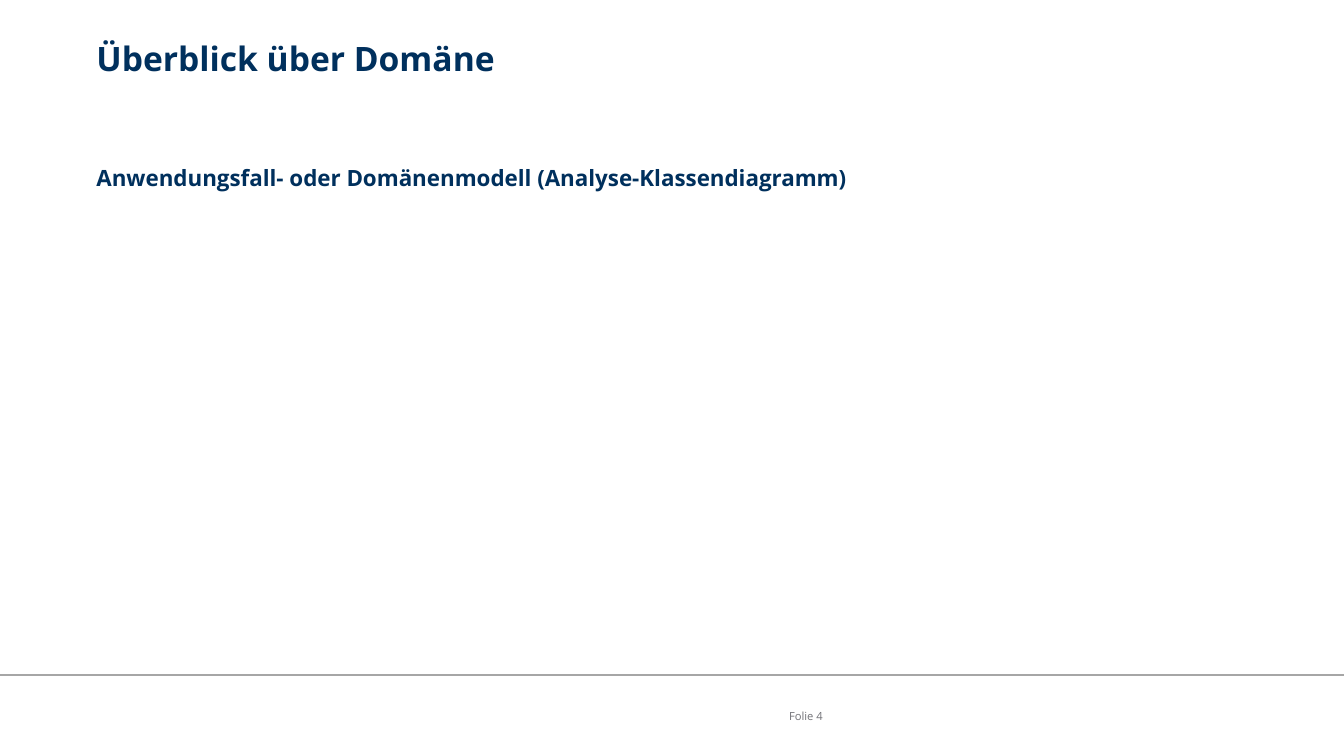
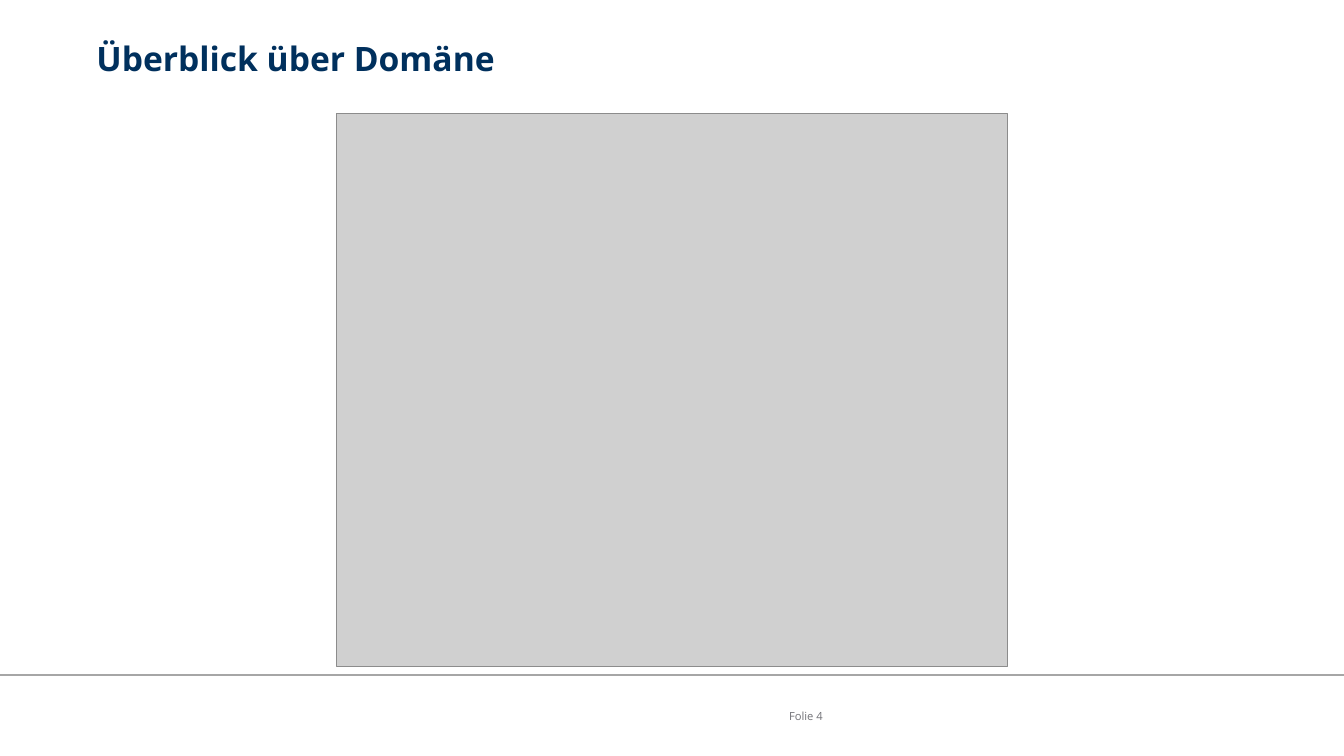
Before and after one commit to ShadowPaint-SP/Softwaretechnologieprojekt, a slide deck: slide 4 of src/main/asciidoc/projektbezogene_dateien/swp-zwischenpraesentation.pptx. Drawn at 1344x756 pixels with LibreOffice and Linux fonts; fonts in the diff are those of the drawing; grey boxes stand for pictures; background and template pictures are left out. Boxes give left, top, right and bottom in pixels: in the first picture for what was removed or moved away, otherwise in the second. Text is boxed around its words. In the diff, an @@ line names an element or a change of style, - is before the commit and + after.

Commit message:
Zwischenpräsentation-Softwarearchitektur

```diff
--- a/src/main/asciidoc/projektbezogene_dateien/swp-zwischenpraesentation.pptx
+++ b/src/main/asciidoc/projektbezogene_dateien/swp-zwischenpraesentation.pptx
@@ picture added at bbox=[337, 114, 1007, 666] @@
@@ text removed at bbox=[96, 169, 846, 191] @@
-Anwendungsfall- oder Domänenmodell (Analyse-Klassendiagramm)
```
